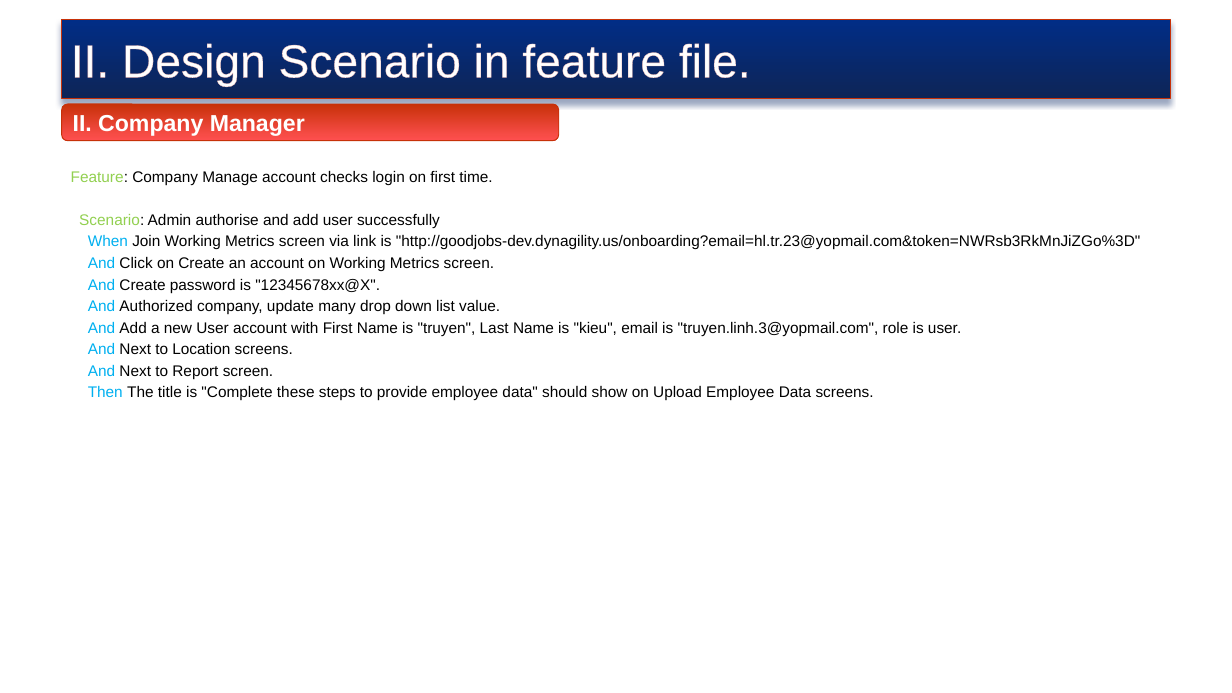
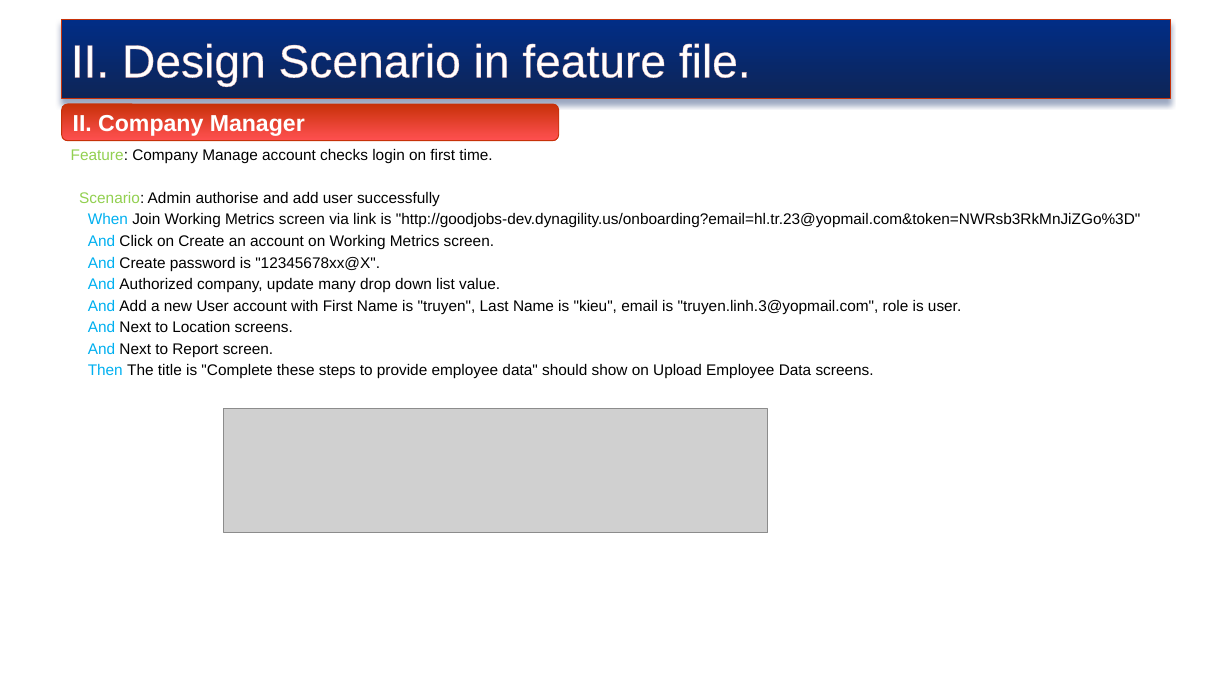
Before and after one commit to truyenkv/sharing, a slide deck: slide 8 of Sharing.pptx (slide 6 before the commit). Drawn at 1232x693 pixels with LibreOffice and Linux fonts; fonts in the diff are those of the drawing; grey boxes stand for pictures; background and template pictures are left out. Boxes give left, top, right and bottom in pixels: in the first picture for what was removed or moved away, otherwise in the second. Text is boxed around its words. In the diff, an @@ line names an element or a change of style, - is before the commit and + after.

```diff
--- a/Sharing.pptx
+++ b/Sharing.pptx
@@ text "Feature: Company Manage account checks ...": place and size @@
-text "Feature: Company Manage account checks ..." at (71,171,1140,401)
+text "Feature: Company Manage account checks ..." at (71,149,1140,379)
@@ picture added at (224,409,768,533) @@
```
Also in this commit, not shown: 4 other slides changed, 5 slides added, 1 slide removed.
